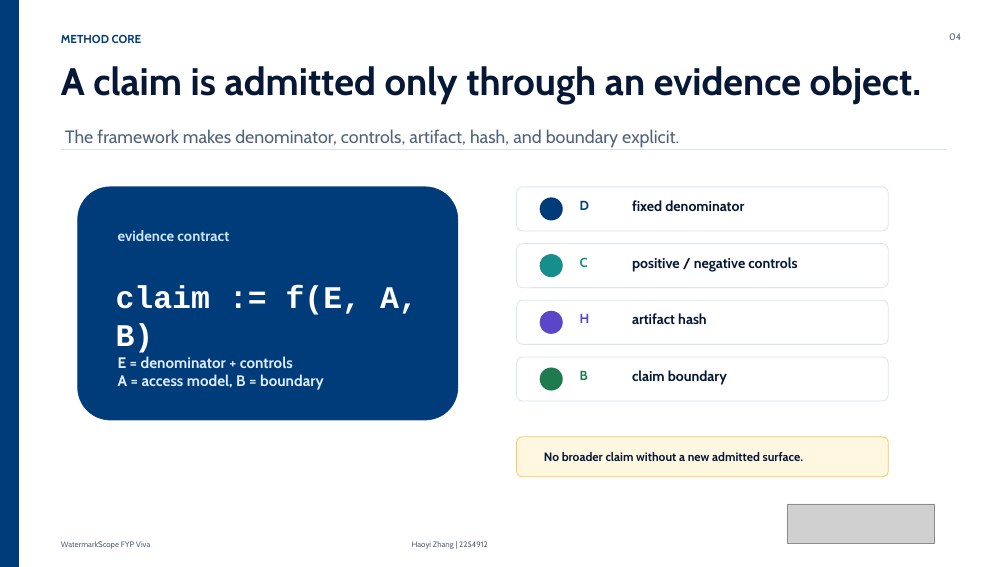
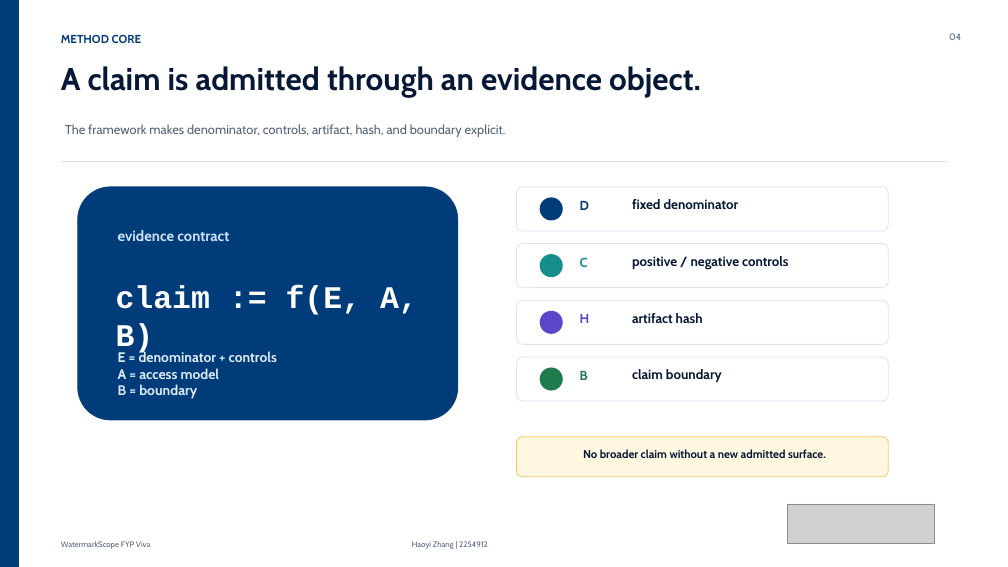
Before and after one commit to Haoyi-Zhang/WatermarkScope, a slide deck: slide 4 of docs/WatermarkScope_FYP_Viva.pptx. Drawn at 1008x567 pixels with LibreOffice and Linux fonts; fonts in the diff are those of the drawing; grey boxes stand for pictures. Boxes give left, top, right and bottom in pixels: in the first picture for what was removed or moved away, otherwise in the second. Text is boxed around its words. In the diff, an @@ line names an element or a change of style, - is before the commit and + after.

Commit message:
Fix viva deck slide alignment

```diff
--- a/docs/WatermarkScope_FYP_Viva.pptx
+++ b/docs/WatermarkScope_FYP_Viva.pptx
@@ text at <box>61,66,701,97</box>: text changed; size 36.5 to 30 pt @@
-A claim is admitted only through an evidence object.
+A claim is admitted through an evidence object.
@@ text "The framework makes denominator, controls, ..." at <box>65,124,506,137</box>: size 17 to 12.2 pt @@
@@ line moved from (61, 149) - (948, 149) to (61, 162) - (948, 162) @@
@@ text at <box>118,350,277,399</box>: text changed; size 14.5 to 13.2 pt @@
-E = denominator + controls
-A = access model, B = boundary
+E = denominator + controls
+A = access model
+B = boundary
@@ size 13.5 to 12.7 pt in 4 elements at <box>632,199,739,209</box>, <box>632,256,788,270</box>, <box>632,313,703,323</box>, <box>632,369,722,383</box> @@
@@ text "No broader claim without a ..." at <box>583,449,826,458</box>: size 11.5 to 10.8 pt; alignment left to centre @@
```
Also in this commit, not shown: 14 other slides changed.
